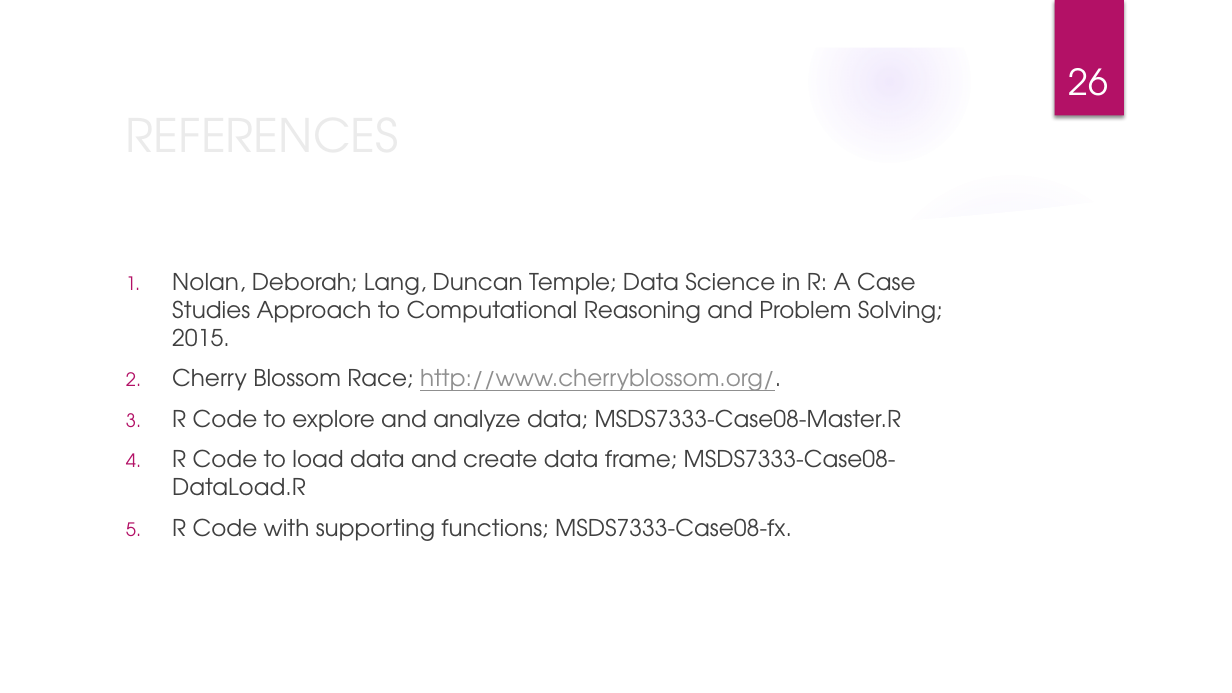
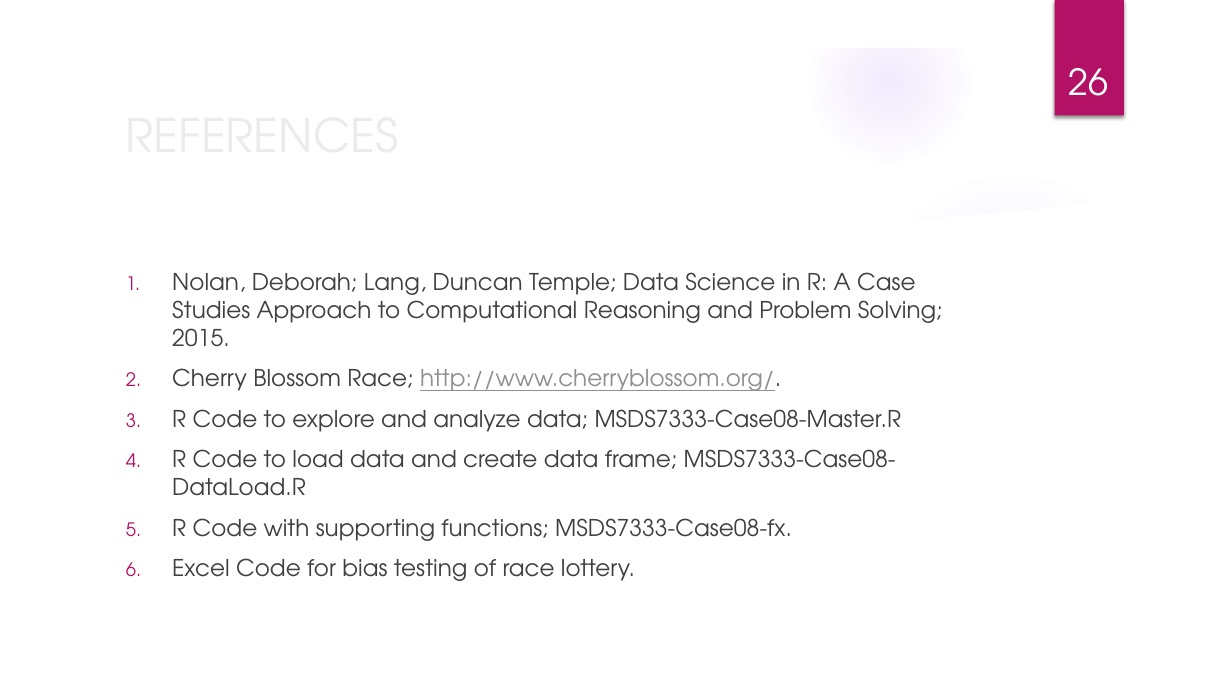
Before and after one commit to elkinst65/QTW_08, a slide deck: slide 26 of infographic.pptx. Drawn at 1232x693 pixels with LibreOffice and Linux fonts; fonts in the diff are those of the drawing; background and template pictures are left out. Boxes give left, top, right and bottom in pixels: in the first picture for what was removed or moved away, otherwise in the second. Text is boxed around its words. In the diff, an @@ line names an element or a change of style, - is before the commit and + after.

Commit message:
slide reformat and added reference

```diff
--- a/infographic.pptx
+++ b/infographic.pptx
@@ text at bbox=[172, 558, 635, 581]: paragraph added @@
+6. Excel Code for bias testing of race lottery.
```
Also in this commit, not shown: 8 other slides changed.
